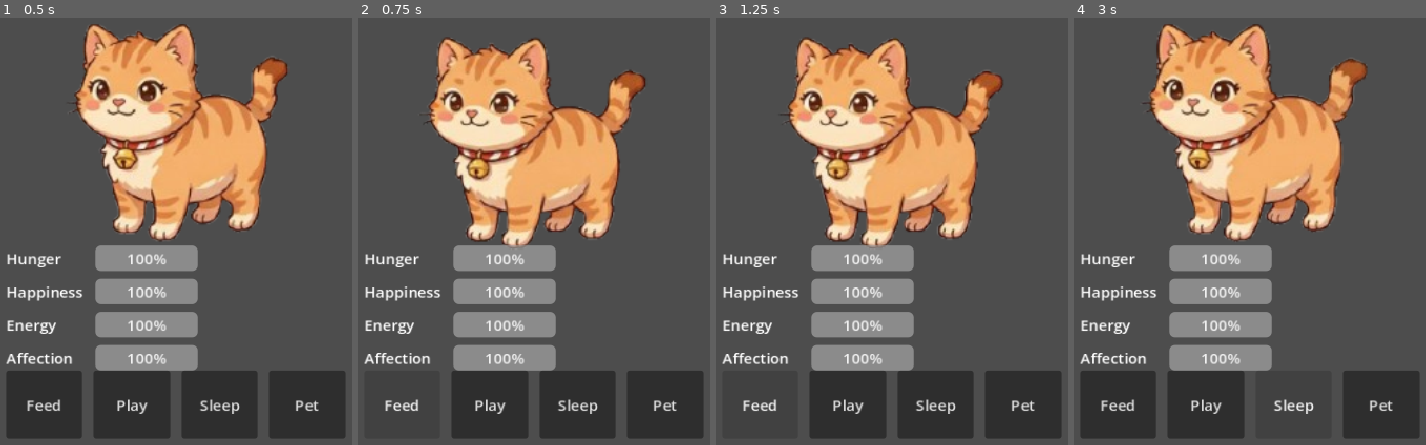
Above: before the commit, frames 1-4 (left to right).
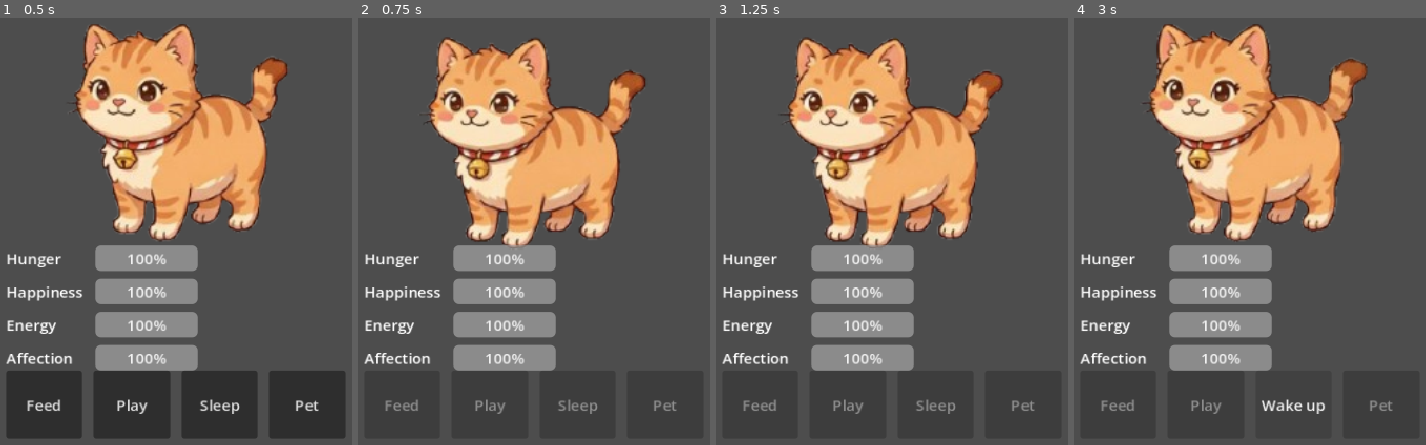
Above: after the commit, the same moments.

Repository: cvalera18/pets
Game: Godot game, scene res://scenes/main/Main.tscn
Two runs of this game, one before a commit and one after it. Both use one fixed random seed, a clock stepped at 60 frames per second and the inputs below.
Inputs (mouse positions are in pixels of both pictures, inside the frame that each line leads up to):
- Up to frame 1 (0.5 s): no input
- Up to frame 2 (0.75 s): click "Feed" at 0.5 s
- Up to frame 3 (1.25 s): no input
- Up to frame 4 (3 s): click (1204, 406) at 1.25 s, where only the run before the commit has a clickable "Play"; click (1204, 406) at 2 s, where only the run before the commit has a clickable "Play"; click "Sleep" at 2.75 s

Frame 1 is identical in both runs. In frame 2, 0.4% of the frame differs, in the area x 7-91%, y 89-93%; in frame 3, 0.4%; in frame 4, 0.6%.

Commit message:
fix: stat decay now updates HUD in real time
- PetStats: use backing variables (_hunger etc.) to avoid GDScript setter
  recursion; use self.property = value in apply_decay / apply_offline_decay
  to guarantee setter is called and EventBus.stat_changed fires correctly
- Pet: add broadcast_stats() to emit current values for all stats on startup
- Room: call broadcast_stats() after pet + HUD are both in the scene tree
  so HUD initialises with real values instead of hardcoded 100
- HUD: cooldown visual feedback — buttons disabled for INTERACTION_COOLDOWN
  after each action; sleep button toggles to "Despertar" while pet sleeps
- HUD: _init_bars starts at 0 — real values come from broadcast_stats()
- EventBus: add pet_woken and sleeping_changed signals
- Pet: handle pet_woken to wake pet and resume decay
- i18n: add ACTION_WAKE key (en: "Wake up", es: "Despertar")
- GameConfig: DECAY_MULTIPLIER back to 1.0 (was 20.0 for testing)

Co-Authored-By: Claude Sonnet 4.6 <noreply@anthropic.com>

Diff:
--- a/autoloads/EventBus.gd
+++ b/autoloads/EventBus.gd
@@ -38,8 +38,15 @@
 ## Player put the pet to sleep.
 signal pet_slept
 
+## Player woke the pet up.
+signal pet_woken
+
 ## Player tapped / petted the pet.
 signal pet_petted
+
+## Emitted when the pet's sleeping state changes.
+## HUD listens to this to toggle the Sleep/Wake button label.
+signal sleeping_changed(is_sleeping: bool)
 
 # ─── Navigation Events ────────────────────────────────────────────────────────
 
--- a/resources/PetStats.gd
+++ b/resources/PetStats.gd
@@ -9,44 +9,61 @@
 ## Pet.gd owns one instance and calls apply_decay(delta) every process frame.
 ## Setters emit EventBus signals so the HUD and other systems stay in sync
 ## without needing a direct reference to PetStats.
+##
+## ── Backing variables ─────────────────────────────────────────────────────────
+## Each stat has a private backing variable (_hunger, etc.) so that assigning
+## inside the setter never triggers recursion. In Godot 4, writing to the same
+## property name inside its setter causes recursive calls that silently swallow
+## the EventBus emission — backing variables eliminate this entirely.
 class_name PetStats
 extends Resource
 
 
-# ─── Stat Properties ──────────────────────────────────────────────────────────
-# Setters clamp to [STAT_MIN, STAT_MAX] and fire EventBus events on change.
+# ─── Backing variables (exported so the Godot editor can inspect live values) ─
 
-@export_range(0.0, 100.0) var hunger: float = 100.0:
+@export_range(0.0, 100.0) var _hunger:    float = 100.0
+@export_range(0.0, 100.0) var _happiness: float = 100.0
+@export_range(0.0, 100.0) var _energy:    float = 100.0
+@export_range(0.0, 100.0) var _affection: float = 100.0
+
+
+# ─── Public properties with setters ───────────────────────────────────────────
+
+var hunger: float:
+	get: return _hunger
 	set(v):
-		var old := hunger
-		hunger = clampf(v, GameConfig.STAT_MIN, GameConfig.STAT_MAX)
-		if hunger != old:
-			EventBus.stat_changed.emit("hunger", hunger, old)
-			_check_thresholds("hunger", hunger, old)
+		var old := _hunger
+		_hunger = clampf(v, GameConfig.STAT_MIN, GameConfig.STAT_MAX)
+		if _hunger != old:
+			EventBus.stat_changed.emit("hunger", _hunger, old)
+			_check_thresholds("hunger", _hunger, old)
 
-@export_range(0.0, 100.0) var happiness: float = 100.0:
+var happiness: float:
+	get: return _happiness
 	set(v):
-		var old := happiness
-		happiness = clampf(v, GameConfig.STAT_MIN, GameConfig.STAT_MAX)
-		if happiness != old:
-			EventBus.stat_changed.emit("happiness", happiness, old)
-			_check_thresholds("happiness", happiness, old)
+		var old := _happiness
+		_happiness = clampf(v, GameConfig.STAT_MIN, GameConfig.STAT_MAX)
+		if _happiness != old:
+			EventBus.stat_changed.emit("happiness", _happiness, old)
+			_check_thresholds("happiness", _happiness, old)
 
-@export_range(0.0, 100.0) var energy: float = 100.0:
+var energy: float:
+	get: return _energy
 	set(v):
-		var old := energy
-		energy = clampf(v, GameConfig.STAT_MIN, GameConfig.STAT_MAX)
-		if energy != old:
-			EventBus.stat_changed.emit("energy", energy, old)
-			_check_thresholds("energy", energy, old)
+		var old := _energy
+		_energy = clampf(v, GameConfig.STAT_MIN, GameConfig.STAT_MAX)
+		if _energy != old:
+			EventBus.stat_changed.emit("energy", _energy, old)
+			_check_thresholds("energy", _energy, old)
 
-@export_range(0.0, 100.0) var affection: float = 100.0:
+var affection: float:
+	get: return _affection
 	set(v):
-		var old := affection
-		affection = clampf(v, GameConfig.STAT_MIN, GameConfig.STAT_MAX)
-		if affection != old:
-			EventBus.stat_changed.emit("affection", affection, old)
-			_check_thresholds("affection", affection, old)
+		var old := _affection
+		_affection = clampf(v, GameConfig.STAT_MIN, GameConfig.STAT_MAX)
+		if _affection != old:
+			EventBus.stat_changed.emit("affection", _affection, old)
+			_check_thresholds("affection", _affection, old)
 
 
 # ─── Public API ───────────────────────────────────────────────────────────────
@@ -55,22 +72,22 @@
 ## Rates and multiplier come from GameConfig — change feel there, not here.
 func apply_decay(delta: float) -> void:
 	var m := GameConfig.DECAY_MULTIPLIER
-	hunger    -= GameConfig.HUNGER_DECAY_RATE    * m * delta
-	happiness -= GameConfig.HAPPINESS_DECAY_RATE * m * delta
-	energy    -= GameConfig.ENERGY_DECAY_RATE    * m * delta
-	affection -= GameConfig.AFFECTION_DECAY_RATE * m * delta
-	# Setters handle clamping and EventBus emission.
+	# Use self. to guarantee the setter is called and EventBus signals fire.
+	# Without self., GDScript may access the backing variable directly.
+	self.hunger    = _hunger    - GameConfig.HUNGER_DECAY_RATE    * m * delta
+	self.happiness = _happiness - GameConfig.HAPPINESS_DECAY_RATE * m * delta
+	self.energy    = _energy    - GameConfig.ENERGY_DECAY_RATE    * m * delta
+	self.affection = _affection - GameConfig.AFFECTION_DECAY_RATE * m * delta
 
 
 ## Applies decay for time elapsed while the app was closed.
 ## Called once on load, before the pet is shown to the player.
 func apply_offline_decay(elapsed_seconds: float) -> void:
 	var m := GameConfig.DECAY_MULTIPLIER
-	hunger    -= GameConfig.HUNGER_DECAY_RATE    * m * elapsed_seconds
-	happiness -= GameConfig.HAPPINESS_DECAY_RATE * m * elapsed_seconds
-	energy    -= GameConfig.ENERGY_DECAY_RATE    * m * elapsed_seconds
-	affection -= GameConfig.AFFECTION_DECAY_RATE * m * elapsed_seconds
-	# Setters handle clamping and events — the pet may already look sad on launch.
+	self.hunger    = _hunger    - GameConfig.HUNGER_DECAY_RATE    * m * elapsed_seconds
+	self.happiness = _happiness - GameConfig.HAPPINESS_DECAY_RATE * m * elapsed_seconds
+	self.energy    = _energy    - GameConfig.ENERGY_DECAY_RATE    * m * elapsed_seconds
+	self.affection = _affection - GameConfig.AFFECTION_DECAY_RATE * m * elapsed_seconds
 
 
 ## Returns a plain Dictionary for JSON serialization.
@@ -86,10 +103,10 @@
 ## Restores stat values from a saved Dictionary.
 ## Missing keys fall back to STAT_MAX (safe default for new saves).
 func from_dict(data: Dictionary) -> void:
-	hunger    = data.get("hunger",    GameConfig.STAT_MAX)
-	happiness = data.get("happiness", GameConfig.STAT_MAX)
-	energy    = data.get("energy",    GameConfig.STAT_MAX)
-	affection = data.get("affection", GameConfig.STAT_MAX)
+	self.hunger    = data.get("hunger",    GameConfig.STAT_MAX)
+	self.happiness = data.get("happiness", GameConfig.STAT_MAX)
+	self.energy    = data.get("energy",    GameConfig.STAT_MAX)
+	self.affection = data.get("affection", GameConfig.STAT_MAX)
 
 
 ## Returns true when all stats are above LOW_THRESHOLD (pet is "healthy").
--- a/scenes/hud/HUD.gd
+++ b/scenes/hud/HUD.gd
@@ -8,6 +8,8 @@
 ## Add new keys to i18n/en.po and i18n/es.po when adding UI text here.
 extends CanvasLayer
 
+var _cooldown_timer: float = 0.0
+var _is_sleeping: bool = false
 
 # ─── Stat Bars ────────────────────────────────────────────────────────────────
 
@@ -35,10 +37,12 @@
 	EventBus.stat_changed.connect(_on_stat_changed)
 
 	# Wire buttons directly to EventBus signals — no Pet reference needed.
-	feed_button.pressed.connect(EventBus.pet_fed.emit)
-	play_button.pressed.connect(EventBus.pet_played.emit)
-	sleep_button.pressed.connect(EventBus.pet_slept.emit)
-	pet_button.pressed.connect(EventBus.pet_petted.emit)
+	feed_button.pressed.connect(_on_action_button_pressed.bind(EventBus.pet_fed))
+	play_button.pressed.connect(_on_action_button_pressed.bind(EventBus.pet_played))
+	sleep_button.pressed.connect(_on_sleep_button_pressed)
+	pet_button.pressed.connect(_on_action_button_pressed.bind(EventBus.pet_petted))
+
+	EventBus.sleeping_changed.connect(_on_sleeping_changed)
 
 	_refresh_labels()
 	_init_bars()
@@ -46,13 +50,59 @@
 
 # ─── Private ──────────────────────────────────────────────────────────────────
 
+func _process(delta: float) -> void:
+	if _cooldown_timer <= 0.0:
+		return
+	_cooldown_timer -= delta
+	if _cooldown_timer <= 0.0:
+		_set_buttons_disabled(false)
+
+
+func _on_action_button_pressed(signal_to_emit: Signal) -> void:
+	signal_to_emit.emit()
+	_start_cooldown()
+
+
+func _on_sleep_button_pressed() -> void:
+	if _is_sleeping:
+		EventBus.pet_woken.emit()
+	else:
+		EventBus.pet_slept.emit()
+		_start_cooldown()
+
+
+func _on_sleeping_changed(is_sleeping: bool) -> void:
+	_is_sleeping = is_sleeping
+	sleep_button.text = tr("ACTION_WAKE") if is_sleeping else tr("ACTION_SLEEP")
+	# While sleeping, disable all buttons except sleep (which becomes Wake).
+	feed_button.disabled  = is_sleeping
+	play_button.disabled  = is_sleeping
+	pet_button.disabled   = is_sleeping
+
+
+func _start_cooldown() -> void:
+	_cooldown_timer = GameConfig.INTERACTION_COOLDOWN
+	_set_buttons_disabled(true)
+
+
+func _set_buttons_disabled(disabled: bool) -> void:
+	# Don't touch sleep button here — it's managed by _on_sleeping_changed.
+	feed_button.disabled  = disabled or _is_sleeping
+	play_button.disabled  = disabled or _is_sleeping
+	pet_button.disabled   = disabled or _is_sleeping
+	if not _is_sleeping:
+		sleep_button.disabled = disabled
+
+
 func _on_stat_changed(stat_name: String, new_value: float, _old_value: float) -> void:
 	_set_bar(stat_name, new_value)
 
 
 func _init_bars() -> void:
+	# Bars start at 0 — Room.gd calls Pet.broadcast_stats() after both
+	# pet and HUD are ready, which triggers the real initial values.
 	for stat in ["hunger", "happiness", "energy", "affection"]:
-		_set_bar(stat, GameConfig.STAT_MAX)
+		_set_bar(stat, 0.0)
 
 
 func _set_bar(stat_name: String, value: float) -> void:
--- a/scenes/pet/Pet.gd
+++ b/scenes/pet/Pet.gd
@@ -45,6 +45,7 @@
 	EventBus.pet_fed.connect(_on_fed)
 	EventBus.pet_played.connect(_on_played)
 	EventBus.pet_slept.connect(_on_slept)
+	EventBus.pet_woken.connect(_on_woken)
 	EventBus.pet_petted.connect(_on_petted)
 	EventBus.stat_depleted.connect(_on_stat_depleted)
 	EventBus.stat_critical.connect(_on_stat_critical)
@@ -85,6 +86,15 @@
 	_update_anim_from_stats()
 
 
+## Emits stat_changed for all current values so the HUD can sync on startup.
+## Room.gd calls this after both Pet and HUD are in the scene tree.
+func broadcast_stats() -> void:
+	EventBus.stat_changed.emit("hunger",    stats.hunger,    stats.hunger)
+	EventBus.stat_changed.emit("happiness", stats.happiness, stats.happiness)
+	EventBus.stat_changed.emit("energy",    stats.energy,    stats.energy)
+	EventBus.stat_changed.emit("affection", stats.affection, stats.affection)
+
+
 # ─── Interaction Handlers ─────────────────────────────────────────────────────
 
 func _on_fed() -> void:
@@ -109,12 +119,21 @@
 
 
 func _on_slept() -> void:
-	if not _can_interact():
+	if not _can_interact() or _is_sleeping:
 		return
 	_is_sleeping = true
 	stats.energy += GameConfig.SLEEP_ENERGY_GAIN
 	_play_anim(ANIM_SLEEP)
-	# TODO: add a wake-up timer or let the player tap to wake.
+	EventBus.sleeping_changed.emit(true)
+
+
+func _on_woken() -> void:
+	if not _is_sleeping:
+		return
+	_is_sleeping = false
+	_update_anim_from_stats()
+	EventBus.sleeping_changed.emit(false)
+	_reset_cooldown()
 
 
 func _on_petted() -> void:
--- a/scenes/room/Room.gd
+++ b/scenes/room/Room.gd
@@ -25,6 +25,9 @@
 func _ready() -> void:
 	_load_or_create_pet()
 	_spawn_hud()
+	# Sync HUD with actual stat values — must happen after both pet and HUD
+	# are in the scene tree so HUD's stat_changed connection is active.
+	_pet.broadcast_stats()
 
 	EventBus.save_requested.connect(_on_save_requested)
 
Not shown, changed: i18n/en.po
Not shown, changed: i18n/es.po
